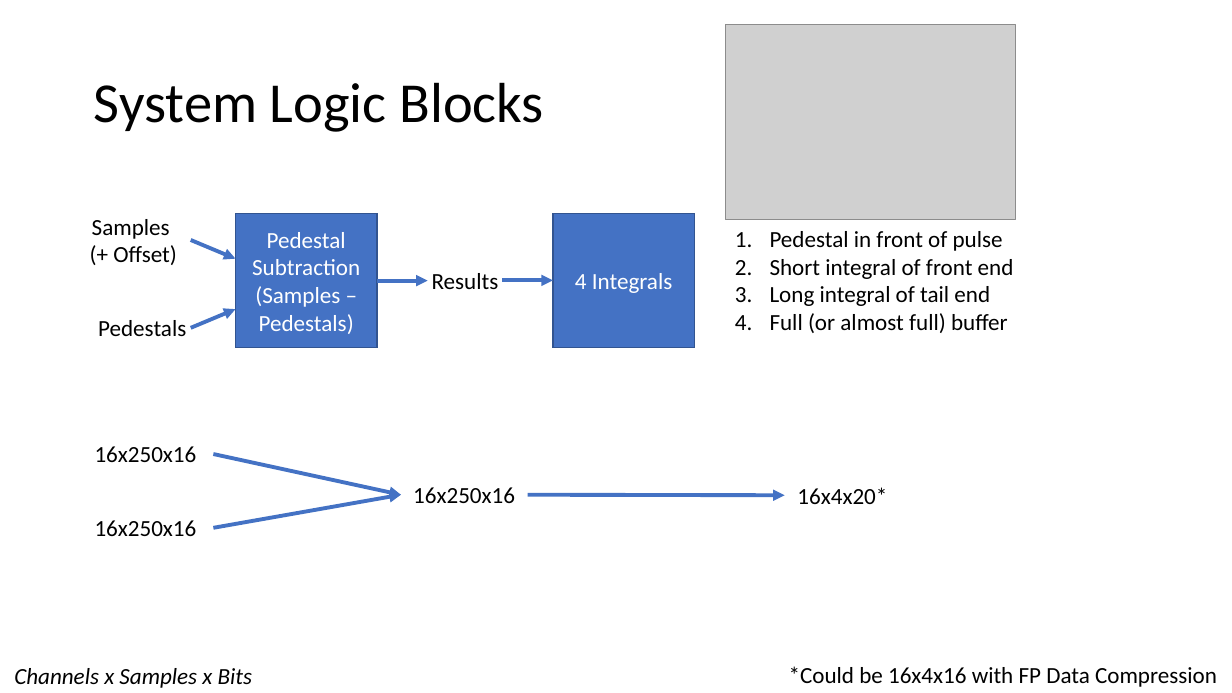
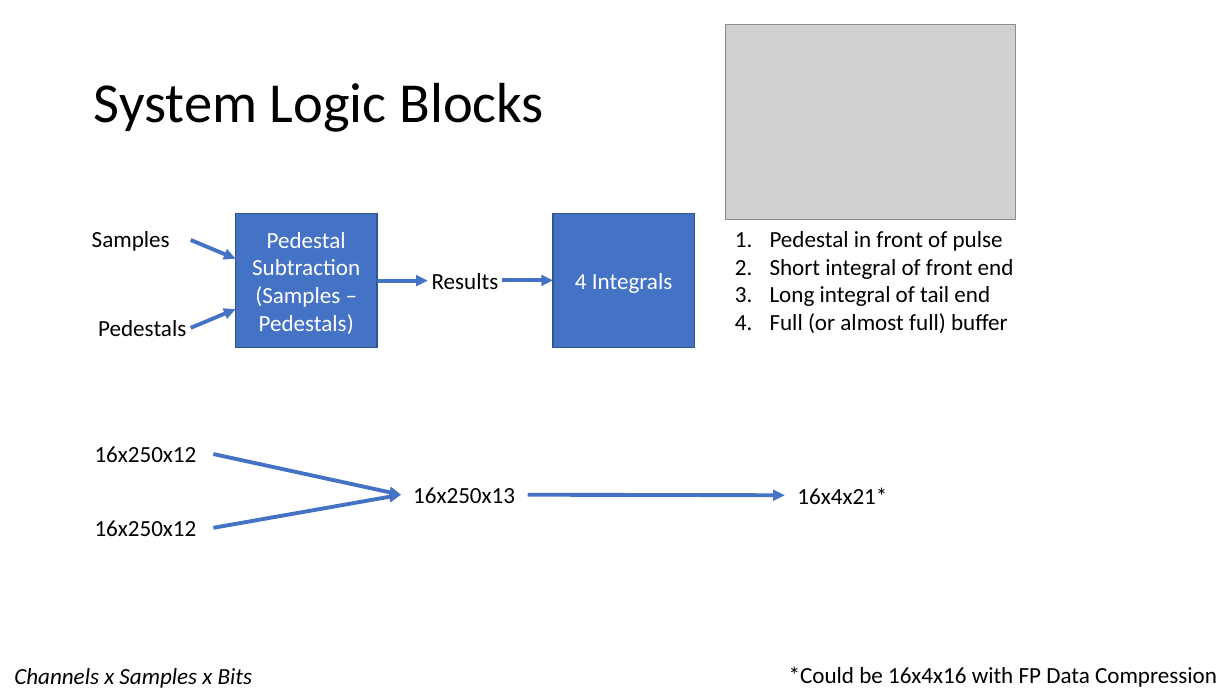
Before and after one commit to meagancheese/research, a slide deck: slide 11 of Research Summary.pptx. Drawn at 1232x693 pixels with LibreOffice and Linux fonts; fonts in the diff are those of the drawing; grey boxes stand for pictures. Boxes give left, top, right and bottom in pixels: in the first picture for what was removed or moved away, otherwise in the second. Text is boxed around its words. In the diff, an @@ line names an element or a change of style, - is before the commit and + after.

```diff
--- a/Research Summary.pptx
+++ b/Research Summary.pptx
@@ text "Samples": place and size @@
-text "Samples" at <box>92,219,177,265</box>
+text "Samples" at <box>92,231,170,251</box>
@@ text at <box>113,245,177,265</box>: paragraph removed @@
-(+ Offset)
@@ text at <box>95,446,197,462</box>: text changed @@
-16x250x16
+16x250x12
@@ text at <box>413,487,515,503</box>: text changed @@
-16x250x16
+16x250x13
@@ text at <box>797,487,887,504</box>: text changed @@
-16x4x20*
+16x4x21*
@@ text at <box>95,520,197,536</box>: text changed @@
-16x250x16
+16x250x12
```
